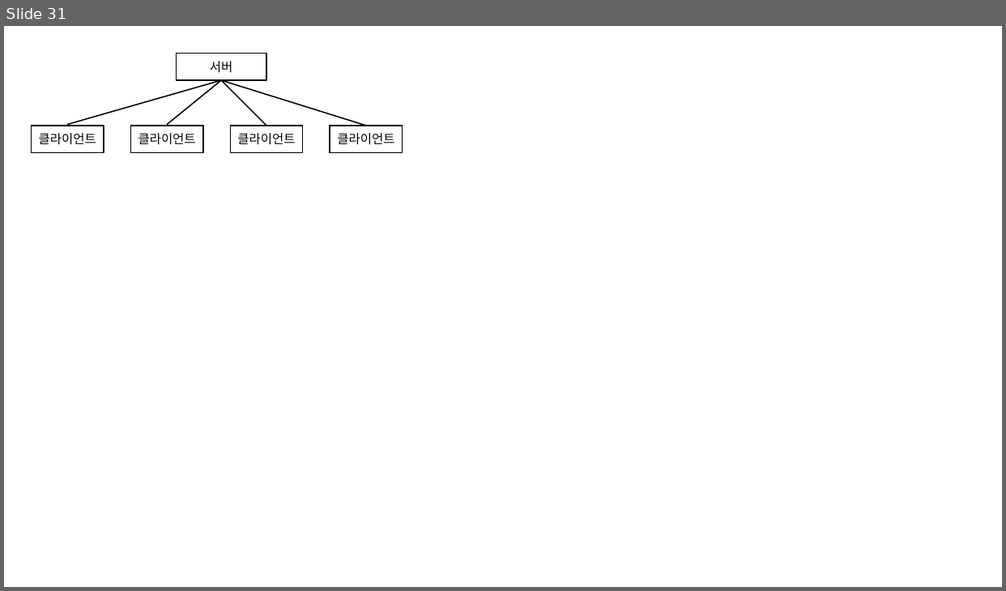
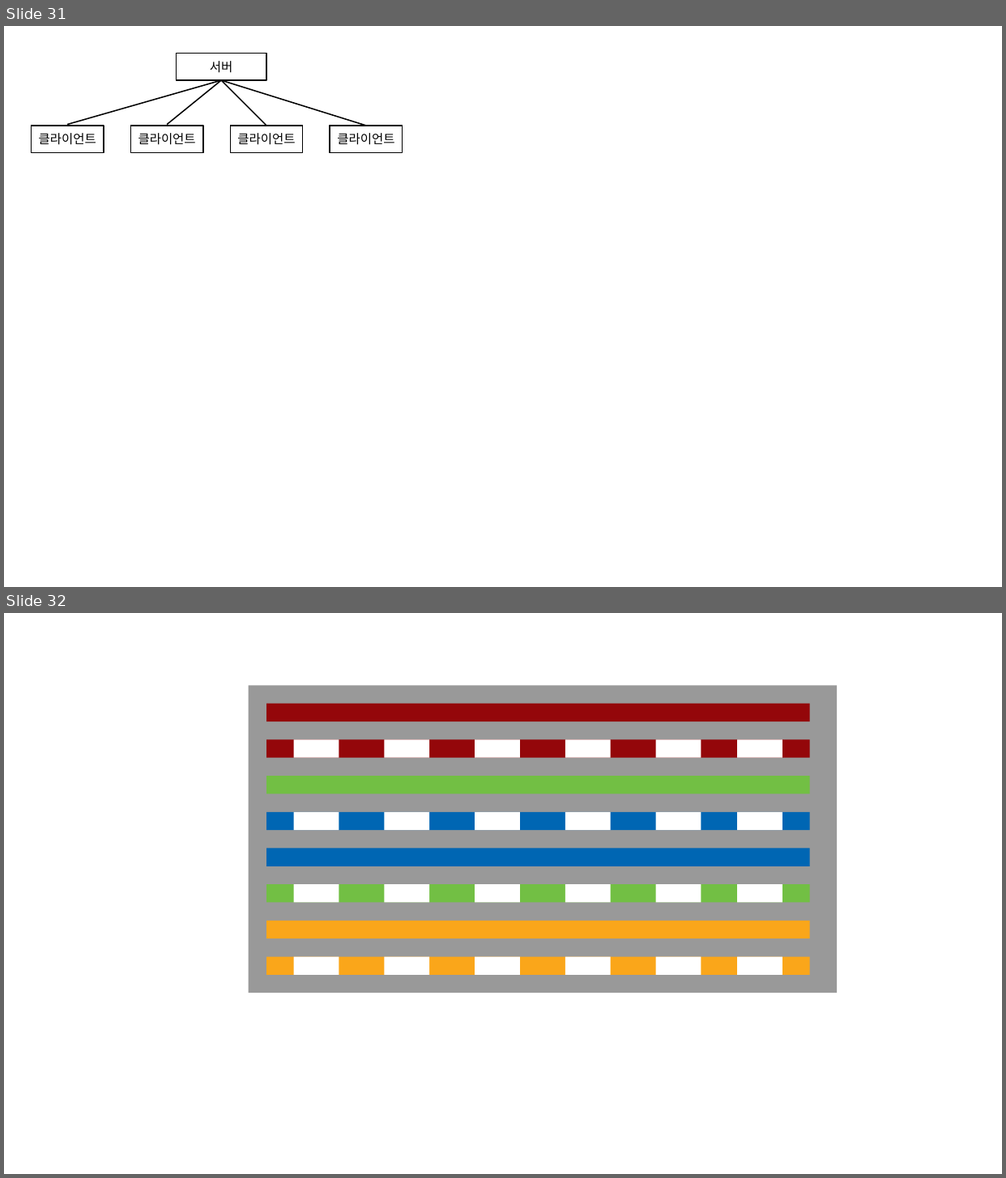
Before and after one commit to booiljung/__booiljung.github.io, a slide deck: technical_articles/networks/communication_basics.odp. Shown one above the other, each under a label of ours: slide 31 before the commit, slides 31 and 32 after it. The pictures are 1006x591 and 1006x1178 pixels, drawn with LibreOffice and Linux fonts; fonts in the diff are those of the drawing. Boxes give left, top, right and bottom in pixels: in the first picture for what was removed or moved away, otherwise in the second. Text is boxed around its words. In the diff, an @@ line names an element or a change of style, - is before the commit and + after.

```diff
--- a/technical_articles/networks/communication_basics.odp
+++ b/technical_articles/networks/communication_basics.odp
@@ slide 32 added at (x1=4, y1=613, x2=1002, y2=1174), background #FFFFFF @@
@@ rectangle added at (x1=249, y1=685, x2=837, y2=994), fill #999999 @@
@@ rectangle added at (x1=266, y1=704, x2=810, y2=722), fill #94070A @@
@@ group added at (x1=266, y1=740, x2=810, y2=758): 7 rectangles @@
@@ rectangle added at (x1=266, y1=776, x2=810, y2=794), fill #72BF44 @@
@@ group added at (x1=266, y1=812, x2=810, y2=830): 7 rectangles @@
@@ rectangle added at (x1=266, y1=849, x2=810, y2=867), fill #0066B3 @@
@@ group added at (x1=266, y1=884, x2=810, y2=903): 7 rectangles @@
@@ rectangle added at (x1=266, y1=921, x2=810, y2=939), fill #FAA61A @@
@@ group added at (x1=266, y1=957, x2=810, y2=975): 7 rectangles @@
```
Also in this commit, not shown: 1 other slide added, 3 other files.
